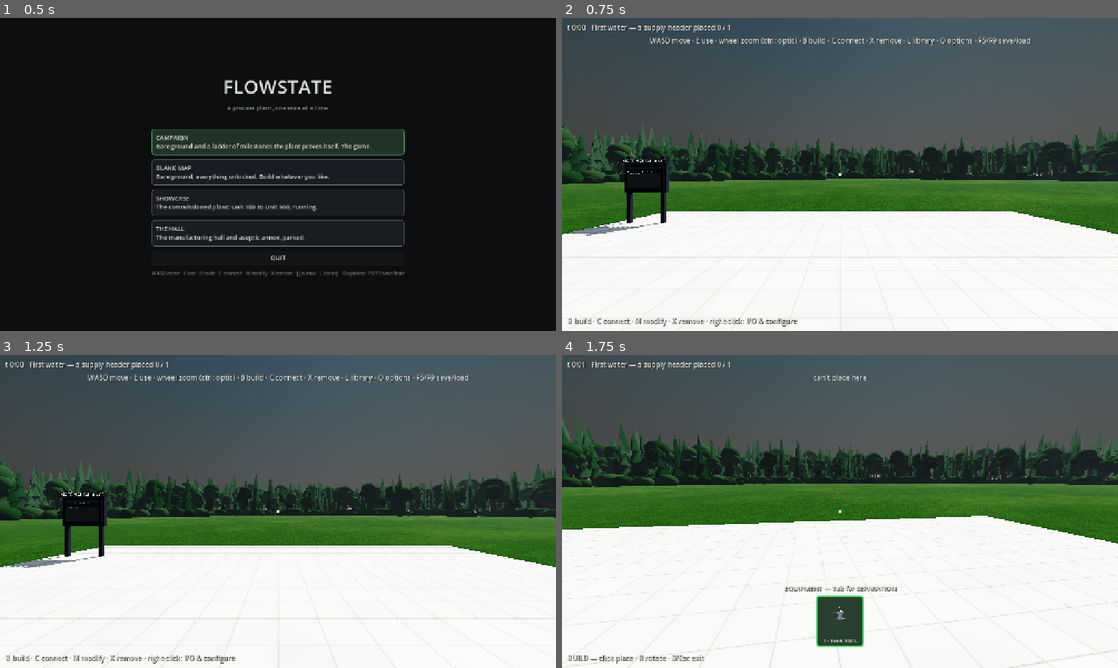
Above: before the commit, frames 1-4 (two rows, left to right).
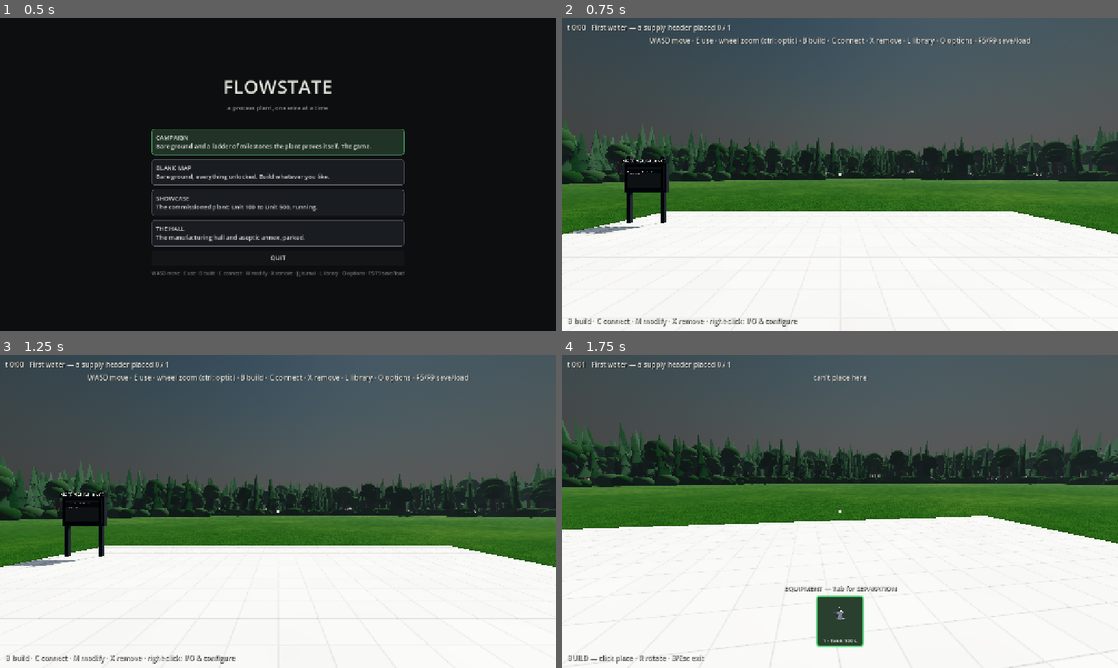
Above: after the commit, the same moments.

Repository: whharris917/flowstate
Game: Godot game, scene res://world/menu.tscn
Same seed, same stepped clock (60 frames per second), same inputs: the game is played once before the commit and once after it. Sound files missing from this copy of the repository are replaced by a short silence.
Inputs (mouse positions are in pixels of both pictures, inside the frame that each line leads up to):
- Up to frame 1 (0.5 s): no input
- Up to frame 2 (0.75 s): click "CAMPAIGN Bare ground and a la…" at 0.5 s
- Up to frame 3 (1.25 s): no input
- Up to frame 4 (1.75 s): tap Enter at 1.25 s; move the mouse to (867, 511) at 1.27 s; hold W (move_forward) from 1.28 s (still down); hold B (build_mode) from 1.28 s (still down); click (867, 511) at 1.42 s

Frame 1 is identical in both runs. In frame 2, 0.3% of the frame differs, in the area x 0-98%, y 34-70%; in frame 3, 0.3%; in frame 4, 0.3%, in the area x 0-99%, y 26-43%.

Commit message:
The hall: walls, roof, windows, skylights, high-bay lights; stars at night
The showcase slab is enclosed (director, 2026-09-12): walls in bands
with a glass window band and a glass clerestory, roller-door openings
by the pad and by Unit 300, a roof of panels with skylight strips so
the sun comes in in stripes, columns and beams every 12 m, and thirty
high-bay lights that rise with dusk through a world hook off the
clock. Glass casts no shadow; the directional shadow reaches 200 m so
the roof shades its floor. A star dome follows the player and fades in
as twilight fades out, over the existing moon. The HUD probe adds a
night-sky shot from outside the hall.

Co-Authored-By: Claude Fable 5.1 <noreply@anthropic.com>

Diff:
--- a/game/world/hud_probe.gd
+++ b/game/world/hud_probe.gd
@@ -30,6 +30,12 @@
 		world.set_time_of_day(float(shot[0]))
 		await get_tree().create_timer(0.5).timeout
 		await _shot("user://probe_%s.png" % str(shot[1]))
+	# The night sky from outside the hall, looking up past the roof line.
+	world.player.global_position = Vector3(-30.0, 0.35, 0.0)
+	world.player.rotation.y = PI / 2.0
+	world.player.camera.rotation.x = 0.55
+	await get_tree().create_timer(0.5).timeout
+	await _shot("user://probe_night_sky.png")
 	print("[probe] screenshots written to user://")
 	get_tree().quit()
 
--- a/game/world/sandbox.gd
+++ b/game/world/sandbox.gd
@@ -13,6 +13,21 @@
 const COL_SAFETY := Color(0.95, 0.78, 0.05)
 
 var _ground: MeshInstance3D
+var _stars: MeshInstance3D
+var _stars_mat: ShaderMaterial
+var _hall_lights: Array[OmniLight3D] = []
+var _hall_lamp_mat: StandardMaterial3D = null
+
+# The hall over the showcase (director, 2026-09-12): walls and a roof
+# round the developed slab, glass bands for daylight, skylight strips,
+# high-bay lights that come up with dusk. Sandbox only.
+const HALL_MIN := Vector3(-14.0, 0.0, -12.0)
+const HALL_MAX := Vector3(58.0, 18.0, 46.0)
+const WALL_T := 0.3
+const COL_HALL_WALL := Color(0.82, 0.82, 0.79)
+const COL_HALL_ROOF := Color(0.30, 0.31, 0.33)
+const COL_HALL_STEEL := Color(0.16, 0.17, 0.19)
+const COL_HALL_GLASS := Color(0.72, 0.84, 0.95, 0.22)
 
 
 func _init() -> void:
@@ -137,9 +152,23 @@
 	_sun_base_energy = sun.light_energy
 	_sun_base_color = sun.light_color
 	sun.shadow_enabled = true
-	sun.directional_shadow_max_distance = 120.0
+	sun.directional_shadow_max_distance = 200.0  # the hall roof must shade its whole floor
 	sun.shadow_blur = 1.5
 	sun.light_angular_distance = 0.5   # the sun's half-degree: soft penumbrae, a real disc in the sky
+
+	# Stars on a dome that follows the player; visibility follows the clock.
+	_stars_mat = ShaderMaterial.new()
+	_stars_mat.shader = load("res://world/stars.gdshader")
+	var dome := SphereMesh.new()
+	dome.radius = 1500.0
+	dome.height = 3000.0
+	dome.radial_segments = 32
+	dome.rings = 16
+	_stars = MeshInstance3D.new()
+	_stars.mesh = dome
+	_stars.material_override = _stars_mat
+	_stars.cast_shadow = GeometryInstance3D.SHADOW_CASTING_SETTING_OFF
+	add_child(_stars)
 	sun.directional_shadow_split_1 = 0.08
 	sun.directional_shadow_split_2 = 0.2
 	sun.directional_shadow_split_3 = 0.5
@@ -155,6 +184,7 @@
 	# on the grass; the blank map keeps just the pad.
 	_static_box(Vector3(72.0, 0.5, 58.0), Vector3(22.0, plant_height - 0.25, 17.0), COL_PAD,
 		WorldBase.tile_floor())
+	_build_enclosure()
 	plant.place("column", "still_column", {}, Vector3(7.0, 0.08, -4.0), 0.0, true)
 	plant.place("gauge_press", "pi_still_top", {}, Vector3(7.5, 9.72, -3.4), PI, true)
 	plant.connect_equipment("still_column", "p_top", "pi_still_top", "process",
@@ -173,3 +203,125 @@
 	super._process(delta)
 	_ground.position = Vector3(snappedf(player.global_position.x, 2.0), 0.0,
 		snappedf(player.global_position.z, 2.0))
+	if _stars != null:
+		_stars.position = player.global_position
+
+
+## Stars come out as twilight goes; the hall lights come up with it.
+func _on_time_of_day(_horizon: float, twilight: float) -> void:
+	if _stars_mat != null:
+		_stars_mat.set_shader_parameter("visibility", 1.0 - twilight)
+	for light in _hall_lights:
+		light.light_energy = lerpf(3.2, 1.0, twilight)
+	if _hall_lamp_mat != null:
+		_hall_lamp_mat.emission_energy_multiplier = lerpf(4.0, 1.5, twilight)
+
+
+## ---- the hall -------------------------------------------------------------
+
+func _build_enclosure() -> void:
+	var y0 := plant_height
+	var top := HALL_MAX.y
+	var cx := (HALL_MIN.x + HALL_MAX.x) / 2.0
+	var cz := (HALL_MIN.z + HALL_MAX.z) / 2.0
+	var lx := HALL_MAX.x - HALL_MIN.x
+	var lz := HALL_MAX.z - HALL_MIN.z
+	# Up each wall: sill, window band, wall, clerestory, wall.
+	var bands: Array = [[0.0, 2.6, false], [2.6, 5.6, true], [5.6, 12.4, false],
+		[12.4, 14.8, true], [14.8, top, false]]
+	# Roller-door openings in the sill band: west by the pad, east by
+	# Unit 300. Their lintel is the window band.
+	_wall(Vector3(HALL_MIN.x, y0, cz), lz, true, bands, [-6.0, 2.0])
+	_wall(Vector3(HALL_MAX.x, y0, cz), lz, true, bands, [8.0, 16.0])
+	_wall(Vector3(cx, y0, HALL_MIN.z), lx, false, bands, [])
+	_wall(Vector3(cx, y0, HALL_MAX.z), lx, false, bands, [])
+	# Roof: 4 m panels with 2 m skylight strips between, running the
+	# hall's depth, so the sun comes in in stripes.
+	var x := HALL_MIN.x
+	while x < HALL_MAX.x - 0.01:
+		var w := minf(4.0, HALL_MAX.x - x)
+		_static_box(Vector3(w, 0.3, lz), Vector3(x + w / 2.0, y0 + top + 0.15, cz), COL_HALL_ROOF)
+		x += w
+		if x < HALL_MAX.x - 0.01:
+			var g := minf(2.0, HALL_MAX.x - x)
+			_glass_box(Vector3(g, 0.12, lz), Vector3(x + g / 2.0, y0 + top + 0.06, cz))
+			x += g
+	# Steel: a column at each wall every 12 m and a roof beam across.
+	var bx := HALL_MIN.x + 6.0
+	while bx < HALL_MAX.x:
+		for wall_z: float in [HALL_MIN.z + 0.45, HALL_MAX.z - 0.45]:
+			_static_box(Vector3(0.45, top, 0.45), Vector3(bx, y0 + top / 2.0, wall_z), COL_HALL_STEEL)
+		_static_box(Vector3(0.5, 0.8, lz - 0.6), Vector3(bx, y0 + top - 0.4, cz), COL_HALL_STEEL)
+		bx += 12.0
+	# High-bay lights on a 12 m grid under the beams.
+	_hall_lamp_mat = ViewUtil.glow(Color(1.0, 0.97, 0.90), 2.0)
+	var fx := HALL_MIN.x + 6.0
+	while fx < HALL_MAX.x:
+		var fz := HALL_MIN.z + 6.0
+		while fz < HALL_MAX.z:
+			_high_bay(Vector3(fx, y0 + top - 1.3, fz))
+			fz += 12.0
+		fx += 12.0
+
+
+## One wall as its bands; a door interval (in the wall's long axis,
+## world coordinates) is cut from the sill band only.
+func _wall(center: Vector3, length: float, along_z: bool, bands: Array, door: Array) -> void:
+	for band: Array in bands:
+		var b0 := float(band[0])
+		var b1 := float(band[1])
+		var glass := bool(band[2])
+		var h := b1 - b0
+		var y := center.y + b0 + h / 2.0
+		var segments: Array = [[-length / 2.0, length / 2.0]]
+		if not door.is_empty() and b0 == 0.0:
+			var along := center.z if along_z else center.x
+			segments = [[-length / 2.0, float(door[0]) - along], [float(door[1]) - along, length / 2.0]]
+		for seg: Array in segments:
+			var s0 := float(seg[0])
+			var s1 := float(seg[1])
+			if s1 - s0 <= 0.01:
+				continue
+			var mid := (s0 + s1) / 2.0
+			var size := Vector3(WALL_T, h, s1 - s0) if along_z else Vector3(s1 - s0, h, WALL_T)
+			var pos := Vector3(center.x, y, center.z + mid) if along_z else Vector3(center.x + mid, y, center.z)
+			if glass:
+				_glass_box(size, pos)
+			else:
+				_static_box(size, pos, COL_HALL_WALL)
+
+
+## Glass: walkable-into, see-through, and no shadow, so the sun comes
+## through it.
+func _glass_box(size: Vector3, pos: Vector3) -> void:
+	var body := StaticBody3D.new()
+	body.position = pos
+	var shape := CollisionShape3D.new()
+	var box := BoxShape3D.new()
+	box.size = size
+	shape.shape = box
+	body.add_child(shape)
+	var mesh := MeshInstance3D.new()
+	var box_mesh := BoxMesh.new()
+	box_mesh.size = size
+	mesh.mesh = box_mesh
+	mesh.material_override = ViewUtil.flat(COL_HALL_GLASS)
+	mesh.cast_shadow = GeometryInstance3D.SHADOW_CASTING_SETTING_OFF
+	body.add_child(mesh)
+	add_child(body)
+
+
+## A high-bay fixture: a lit housing and the light it throws.
+func _high_bay(pos: Vector3) -> void:
+	ViewUtil.box(self, Vector3(1.2, 0.18, 0.5), pos + Vector3(0, 0.12, 0), ViewUtil.flat(COL_HALL_STEEL))
+	var lens := ViewUtil.box(self, Vector3(1.1, 0.04, 0.42), pos, _hall_lamp_mat)
+	lens.cast_shadow = GeometryInstance3D.SHADOW_CASTING_SETTING_OFF
+	var light := OmniLight3D.new()
+	light.position = pos + Vector3(0, -0.3, 0)
+	light.light_color = Color(1.0, 0.96, 0.88)
+	light.light_energy = 1.0
+	light.omni_range = 30.0
+	light.omni_attenuation = 1.4
+	light.shadow_enabled = false
+	add_child(light)
+	_hall_lights.append(light)
--- /dev/null
+++ b/game/world/stars.gdshader
@@ -0,0 +1,51 @@
+shader_type spatial;
+// A star field (director, 2026-09-12): drawn on a dome that follows the
+// player, additive over the sky, fading in as the sun's twilight fades
+// out. Stars are hashed on a cube-mapped grid so they are as dense at
+// the zenith as at the horizon; each has its own magnitude and a
+// faint warm-or-cool tint. Fog never touches it.
+render_mode unshaded, cull_front, depth_draw_never, fog_disabled, blend_add;
+
+uniform float visibility = 0.0;
+
+varying vec3 dir;
+
+void vertex() {
+	dir = VERTEX;
+}
+
+float hash2(vec2 p) {
+	return fract(sin(dot(p, vec2(127.1, 311.7))) * 43758.5453123);
+}
+
+void fragment() {
+	vec3 d = normalize(dir);
+	vec3 a = abs(d);
+	vec2 uv;
+	float face;
+	if (a.y >= a.x && a.y >= a.z) {
+		uv = d.xz / a.y;
+		face = step(0.0, d.y);
+	} else if (a.x >= a.z) {
+		uv = d.yz / a.x;
+		face = 2.0 + step(0.0, d.x);
+	} else {
+		uv = d.xy / a.z;
+		face = 4.0 + step(0.0, d.z);
+	}
+	// About half a degree per cell; a star is a soft dot a few pixels
+	// wide at 1080p, its size and light following its magnitude.
+	vec2 g = (uv * 0.5 + 0.5) * 150.0 + face * 1000.0;
+	vec2 cell = floor(g);
+	vec2 f = fract(g);
+	float bright = 0.0;
+	if (hash2(cell) > 0.955) {
+		vec2 c = vec2(0.25 + 0.5 * hash2(cell + 1.3), 0.25 + 0.5 * hash2(cell + 2.7));
+		float dist = length(f - c);
+		float mag = 0.3 + 0.7 * pow(hash2(cell + 4.1), 2.0);
+		bright = smoothstep(0.10 + 0.12 * mag, 0.0, dist) * (0.6 + 1.4 * mag);
+	}
+	float above = smoothstep(0.0, 0.10, d.y);
+	vec3 tint = mix(vec3(0.80, 0.88, 1.0), vec3(1.0, 0.95, 0.82), hash2(cell + 9.0));
+	ALBEDO = tint * bright * visibility * above;
+}
--- a/game/world/world_base.gd
+++ b/game/world/world_base.gd
@@ -318,6 +318,14 @@
 		else:
 			sky_env.ambient_light_energy = lerpf(0.25, 0.55 + 0.05 * horizon, twilight)
 		sky_env.fog_light_color = horizon_color
+	_on_time_of_day(horizon, twilight)
+
+
+## A world's own response to the clock: hall lights, stars. horizon is
+## 0 at the horizon and 1 with the sun 20 degrees up; twilight is 1 by
+## day and 0 by night.
+func _on_time_of_day(_horizon: float, _twilight: float) -> void:
+	pass
 
 
 ## High lighting: signed-distance-field global illumination (bounce
Not shown, added: game/world/stars.gdshader.uid
Not shown, changed: CLAUDE.md
